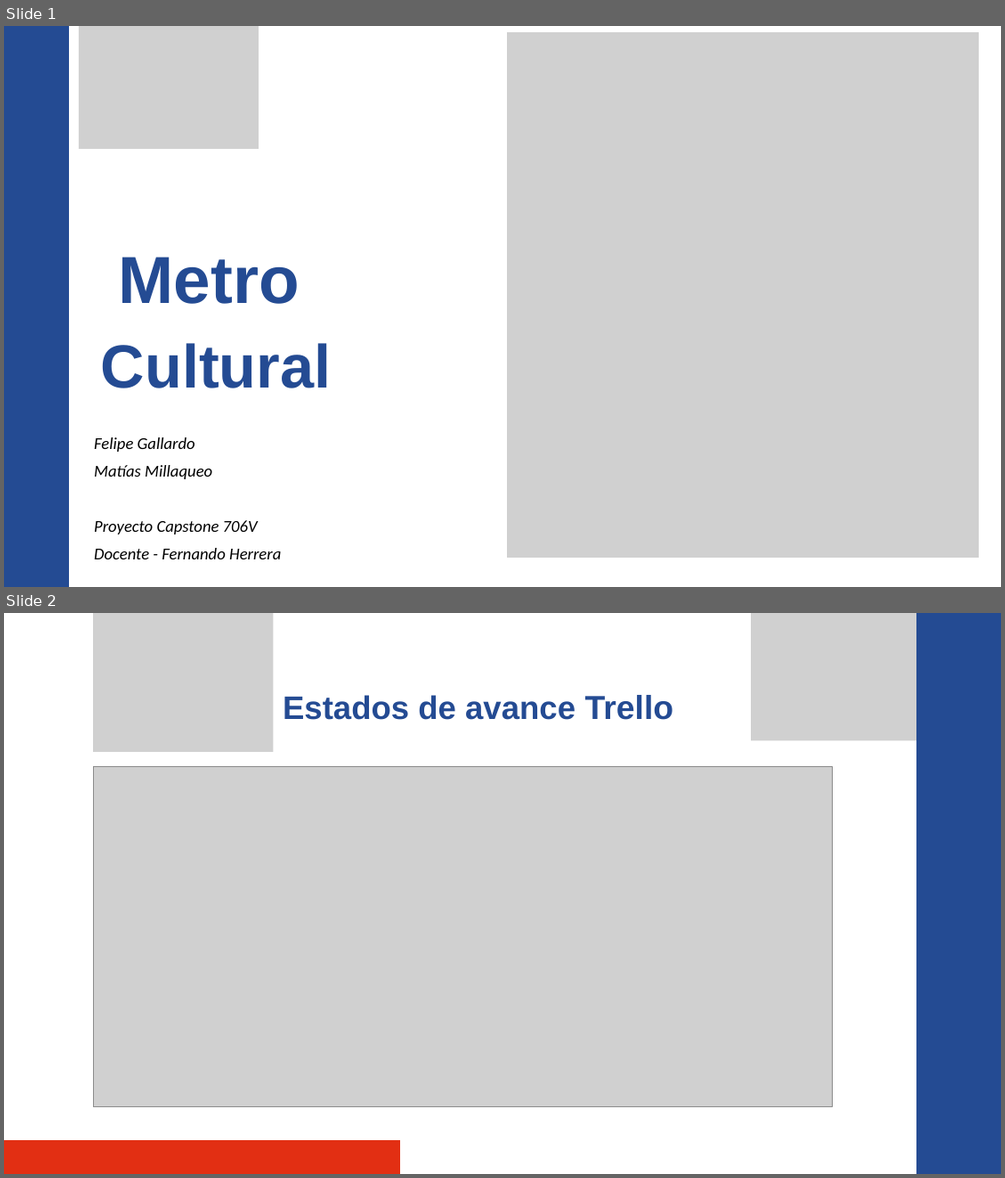
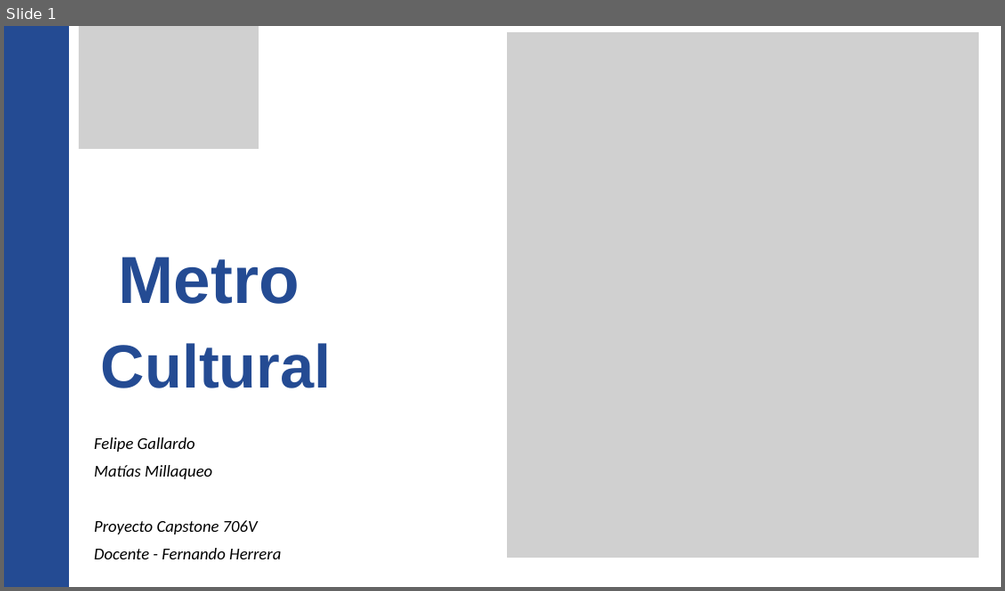
Before and after one commit to gh-Matias/Metro-Cultural, a slide deck: Fase 2/Avances/Metro Cultural 1.pptx. Shown one above the other, each under a label of ours: slides 1 and 2 before the commit, slide 1 after it. The pictures are 1005x1178 and 1005x591 pixels, drawn with LibreOffice and Linux fonts; fonts in the diff are those of the drawing; grey boxes stand for pictures. Boxes give left, top, right and bottom in pixels: in the first picture for what was removed or moved away, otherwise in the second. Text is boxed around its words. In the diff, an @@ line names an element or a change of style, - is before the commit and + after.

```diff
--- a/Fase 2/Avances/Metro Cultural 1.pptx
+++ b/Fase 2/Avances/Metro Cultural 1.pptx
@@ slide 2 removed at bbox=[4, 613, 1001, 1174], background #FFFFFF @@
@@ picture removed at bbox=[93, 613, 273, 752] @@
@@ picture removed at bbox=[751, 613, 955, 740] @@
@@ freeform shape removed at bbox=[916, 613, 1001, 1174] @@
@@ text removed at bbox=[283, 695, 673, 720] @@
-Estados de avance Trello
@@ picture removed at bbox=[93, 766, 832, 1107] @@
@@ freeform shape removed at bbox=[4, 1140, 400, 1174] @@
```
Also in this commit, not shown: 1 slide changed, 9 slides added, 5 other slides removed.
